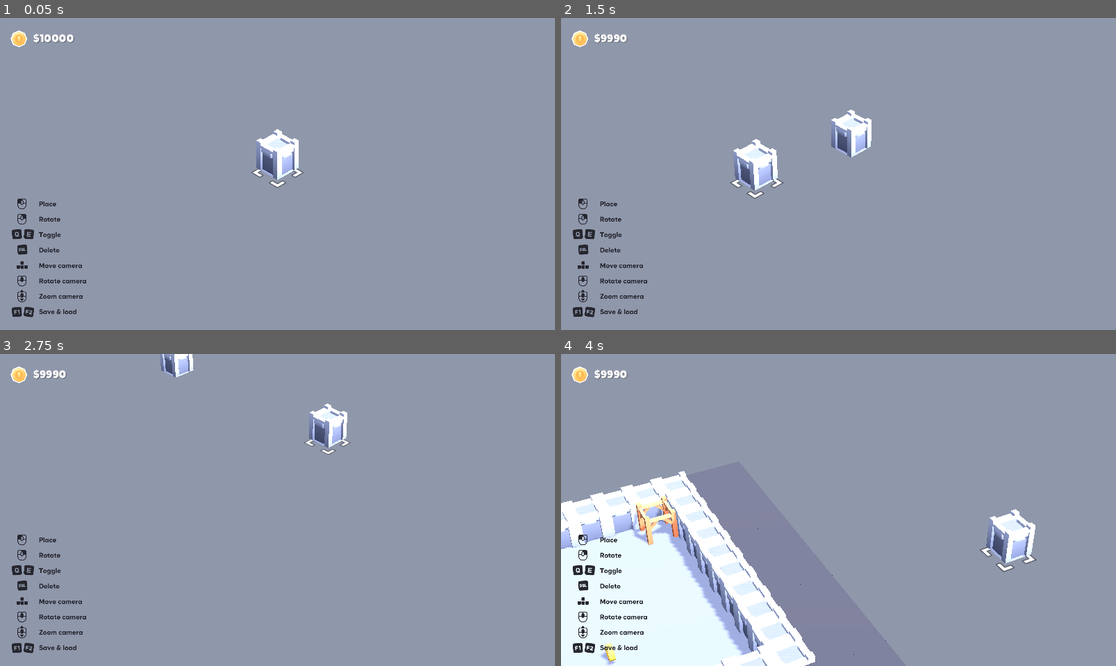
Above: before the commit, frames 1-4 (two rows, left to right).
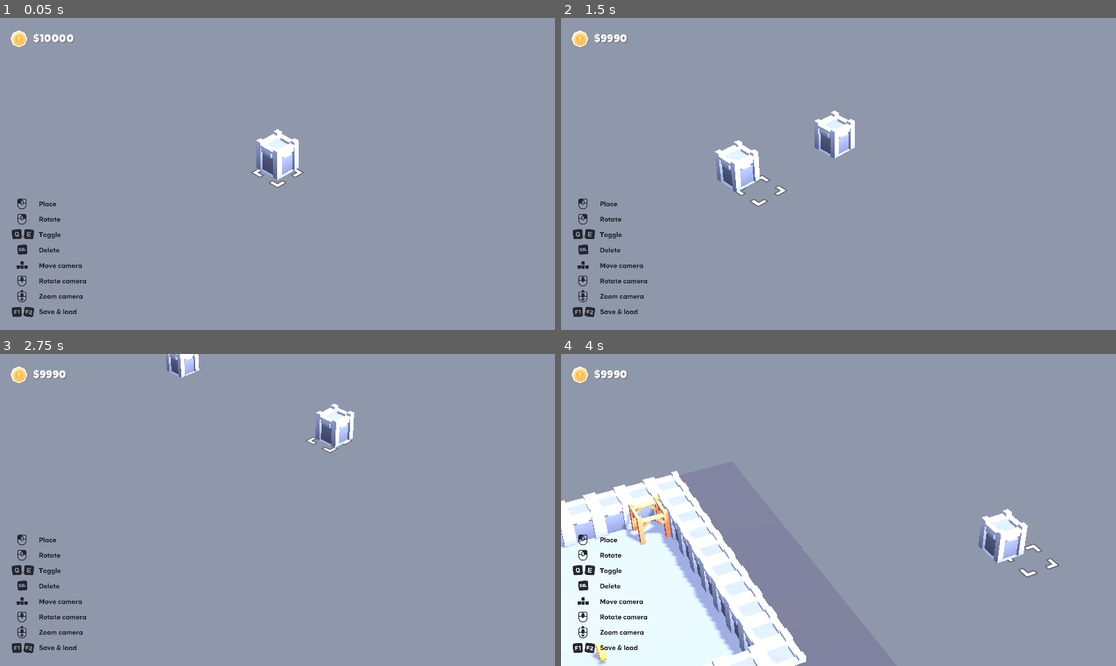
Above: after the commit, the same moments.

Repository: ufjf-gamelab/pcglab3d
Game: Godot game, scene res://scenes/main.tscn
The game is run twice, just before and just after one commit, with the same random seed, the same clock (stepped at 60 frames per second) and the same inputs.
Inputs (mouse positions are in pixels of both pictures, inside the frame that each line leads up to):
- Up to frame 1 (0.05 s): no input
- Up to frame 2 (1.5 s): tap Enter at 0.5 s; move the mouse to (960, 158) at 0.52 s; hold D (move_right) 0.53-1.28 s; click (960, 158) at 0.6 s; move the mouse to (727, 189) at 1.27 s; hold S (move_back) from 1.28 s (still down); tap F (camera_center) at 1.35 s
- Up to frame 3 (2.75 s): move the mouse to (333, 441) at 2.02 s; release S (move_back) at 2.03 s; hold D (move_right) from 2.03 s (still down); hold Middle mouse button (camera_rotate) from 2.03 s (still down)
- Up to frame 4 (4 s): move the mouse to (810, 572) at 2.77 s; release D (move_right) at 2.78 s; release Middle mouse button (camera_rotate) at 2.78 s; hold W (move_forward) 2.78-3.53 s; tap Delete (demolish) at 2.85 s; move the mouse to (1005, 556) at 3.52 s; hold A (move_left) from 3.53 s (still down); hold G (generate_dungeon) from 3.53 s (still down)

The runs differ from the first frame. In frame 2, 2.4% of the frame differs, in the area x 27-56%, y 29-61%; in frame 3, 1.1%; in frame 4, 7.5%, in the area x 0-90%, y 37-100%.

Commit message:
fix: muda Motion Mode de Player e ativa Physics Interpolation no projeto

Diff:
--- a/project.godot
+++ b/project.godot
@@ -120,6 +120,10 @@
 ]
 }
 
+[physics]
+
+common/physics_interpolation=true
+
 [rendering]
 
 anti_aliasing/quality/msaa_3d=2
--- a/scenes/playable/player.tscn
+++ b/scenes/playable/player.tscn
@@ -8,6 +8,7 @@
 radius = 0.41503906
 
 [node name="Player" type="CharacterBody3D"]
+motion_mode = 1
 script = ExtResource("1_3oet1")
 
 [node name="Model" parent="." instance=ExtResource("1_ta21k")]
